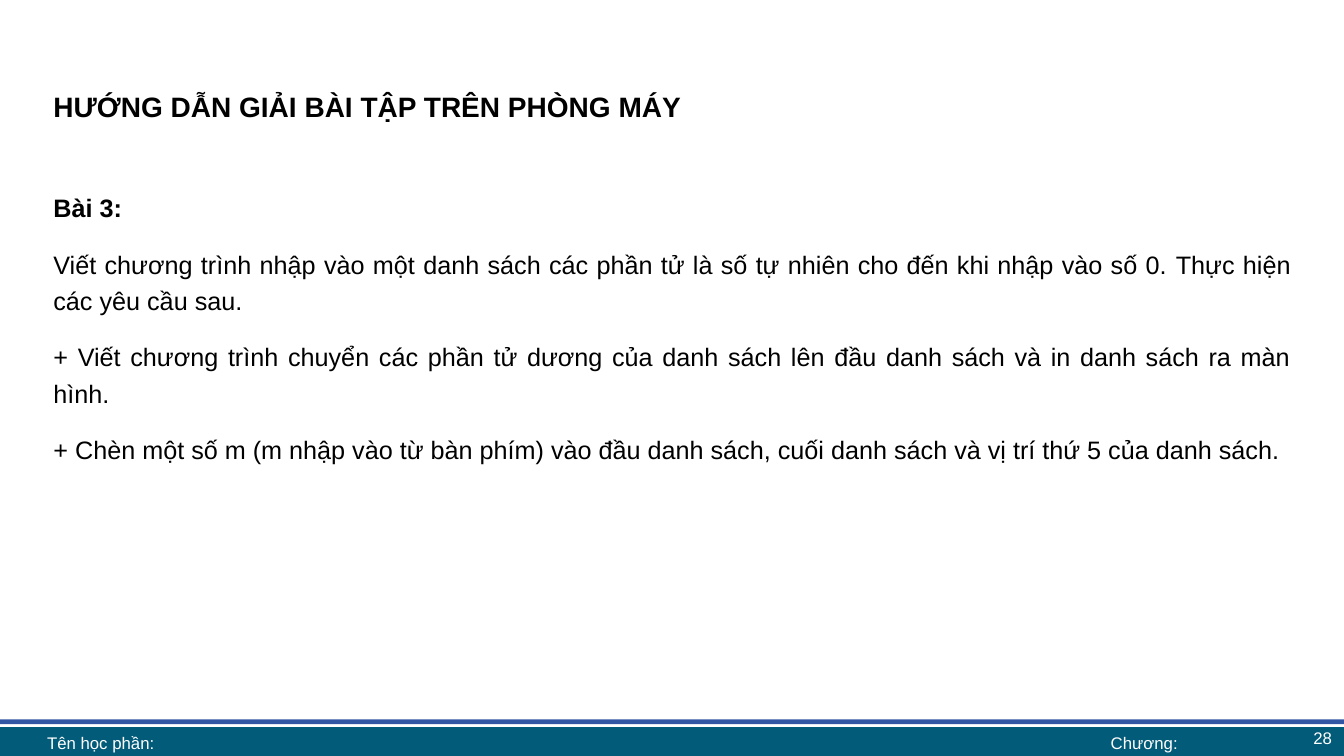
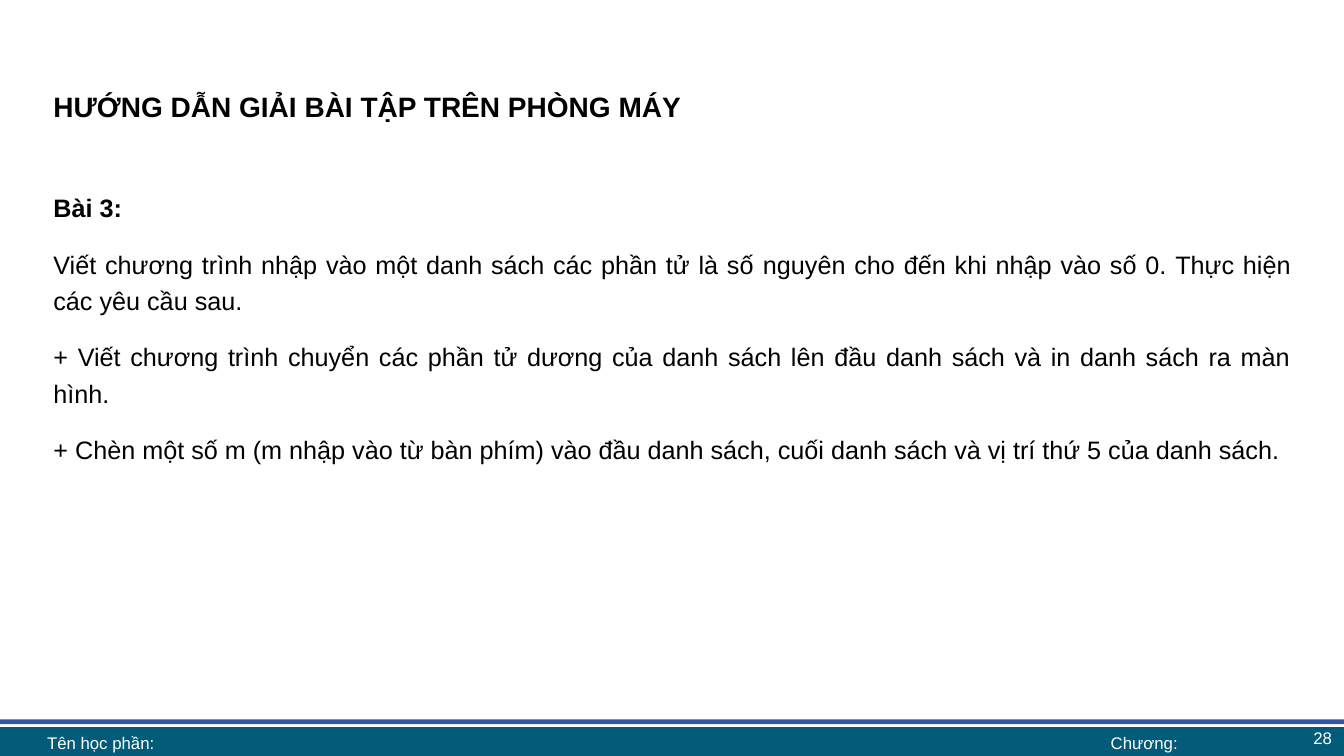
Before and after one commit to lhaaaaa/17A2-Ca-chieu, a slide deck: slide 28 of Lab 6/Lab 6 bài giảng.pptx. Drawn at 1344x756 pixels with LibreOffice and Linux fonts; fonts in the diff are those of the drawing; background and template pictures are left out. Boxes give left, top, right and bottom in pixels: in the first picture for what was removed or moved away, otherwise in the second. Text is boxed around its words. In the diff, an @@ line names an element or a change of style, - is before the commit and + after.

```diff
--- a/Lab 6/Lab 6 bài giảng.pptx
+++ b/Lab 6/Lab 6 bài giảng.pptx
@@ text at bbox=[53, 254, 1291, 316]: text changed @@
-Viết chương trình nhập vào một danh sách các phần tử là số tự nhiên cho đến khi nhập vào số 0. Thực hiện các yêu cầu sau.
+Viết chương trình nhập vào một danh sách các phần tử là số nguyên cho đến khi nhập vào số 0. Thực hiện các yêu cầu sau.
```
Also in this commit, not shown: 5 other slides changed, 1 other file.
